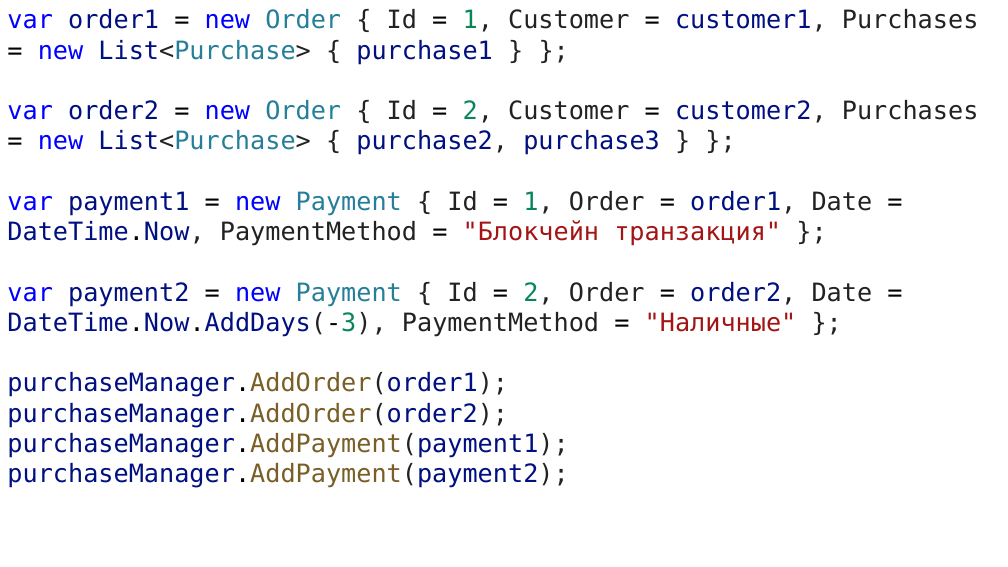
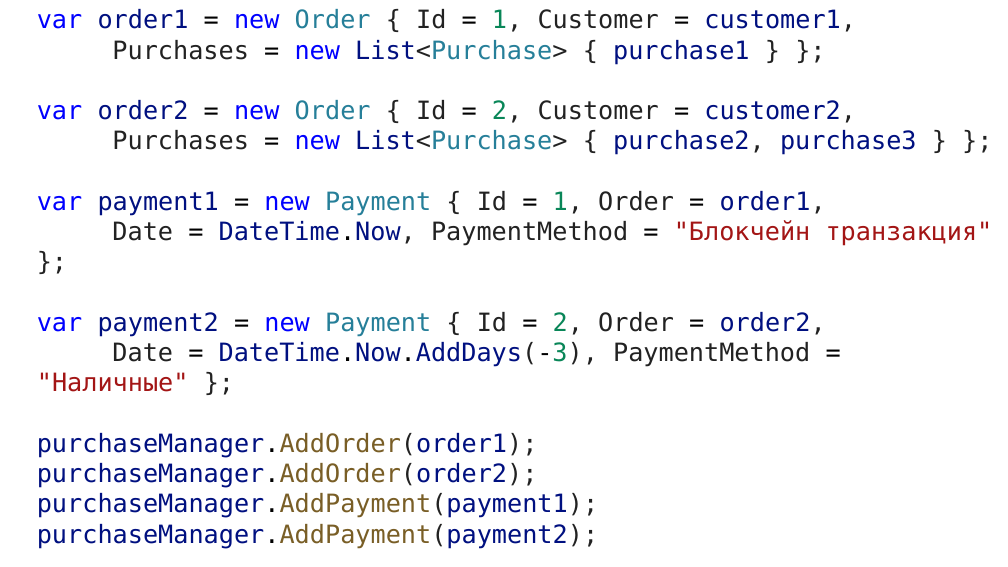
Before and after one commit to DaniilKlyukin/ITiP-3, a slide deck: slide 14 of Лекции/ИТиП 3 API.pptx (slide 15 before the commit). Drawn at 1008x567 pixels with LibreOffice and Linux fonts; fonts in the diff are those of the drawing. Boxes give left, top, right and bottom in pixels: in the first picture for what was removed or moved away, otherwise in the second. Text is boxed around its words. In the diff, an @@ line names an element or a change of style, - is before the commit and + after.

Commit message:
refactor lectures

```diff
--- a/Лекции/ИТиП 3 API.pptx
+++ b/Лекции/ИТиП 3 API.pptx
@@ text "var order1 = new Order ...": place and size @@
-text "var order1 = new Order ..." at (7, 9, 979, 488)
+text "var order1 = new Order ..." at (37, 9, 993, 488)
@@ text at (37, 9, 993, 392): text changed @@
-var order1 = new Order { Id = 1, Customer = customer1, Purchases = new List<Purchase> { purchase1 } };
-var order2 = new Order { Id = 2, Customer = customer2, Purchases = new List<Purchase> { purchase2, purchase3 } };
-var payment1 = new Payment { Id = 1, Order = order1, Date = DateTime.Now, PaymentMethod = "Блокчейн транзакция" };
-var payment2 = new Payment { Id = 2, Order = order2, Date = DateTime.Now.AddDays(-3), PaymentMethod = "Наличные" };
+var order1 = new Order { Id = 1, Customer = customer1,
+Purchases = new List<Purchase> { purchase1 } };
+var order2 = new Order { Id = 2, Customer = customer2,
+Purchases = new List<Purchase> { purchase2, purchase3 } };
+var payment1 = new Payment { Id = 1, Order = order1,
+Date = DateTime.Now, PaymentMethod = "Блокчейн транзакция" };
+var payment2 = new Payment { Id = 2, Order = order2,
+Date = DateTime.Now.AddDays(-3), PaymentMethod = "Наличные" };
```
Also in this commit, not shown: 13 other slides changed, 4 slides added, 1 slide removed.
